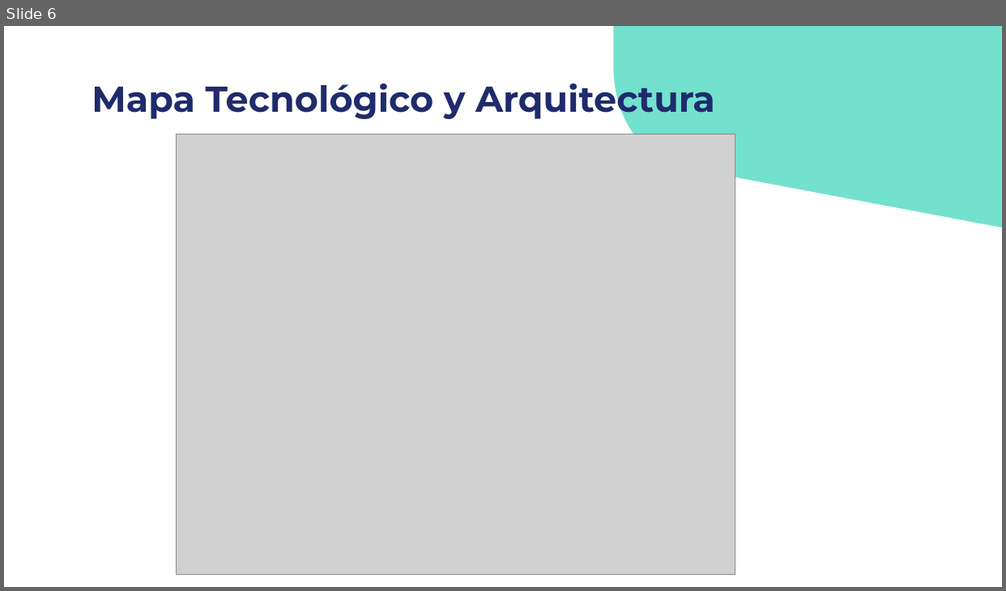
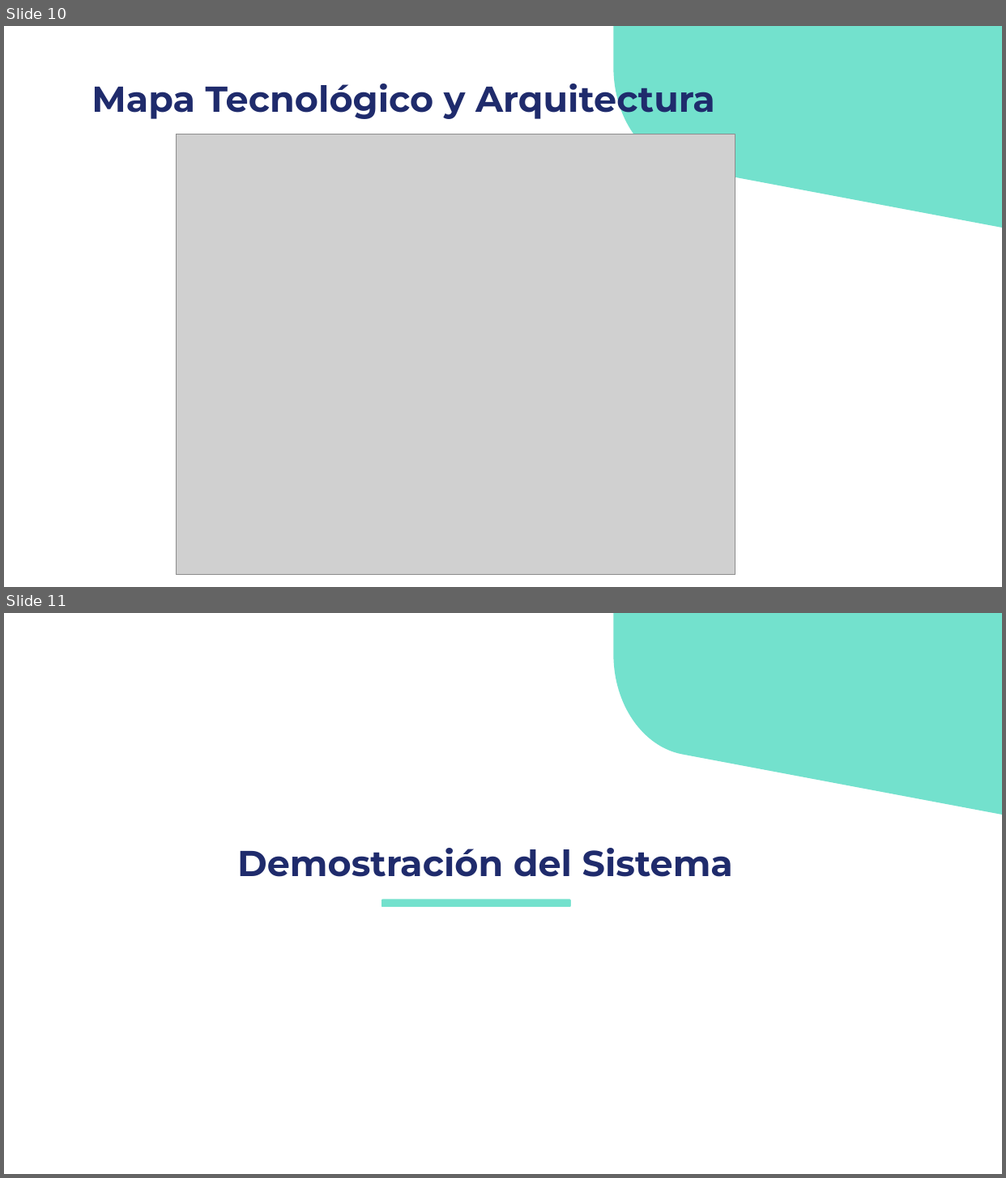
Before and after one commit to mtynnn/senatext, a slide deck: Fase 2/Evidencias Proyecto/Gestion_proyecto/Presentación Proyecto.pptx. Shown one above the other, each under a label of ours: slide 6 before the commit, slides 10 and 11 after it. The pictures are 1006x591 and 1006x1178 pixels, drawn with LibreOffice and Linux fonts; fonts in the diff are those of the drawing; grey boxes stand for pictures. Boxes give left, top, right and bottom in pixels: in the first picture for what was removed or moved away, otherwise in the second. Text is boxed around its words. In the diff, an @@ line names an element or a change of style, - is before the commit and + after.

```diff
--- a/Fase 2/Evidencias Proyecto/Gestion_proyecto/Presentación Proyecto.pptx
+++ b/Fase 2/Evidencias Proyecto/Gestion_proyecto/Presentación Proyecto.pptx
@@ slide 11 added at (4, 613, 1002, 1174), background #FFFFFF; not listed: 1 template element that a slide beside it also shows @@
@@ title added at (237, 848, 733, 877), 26 pt, text #1F2B6C, bold @@
+Demostración del Sistema
@@ rounded rectangle added at (381, 898, 572, 907), fill #73E1CD, outline #FFFFFF 0.75 pt @@
@@ what was slide 6 is now slide 10 @@
```
Also in this commit, not shown: 3 slides changed, 9 other slides added, 4 slides removed.
